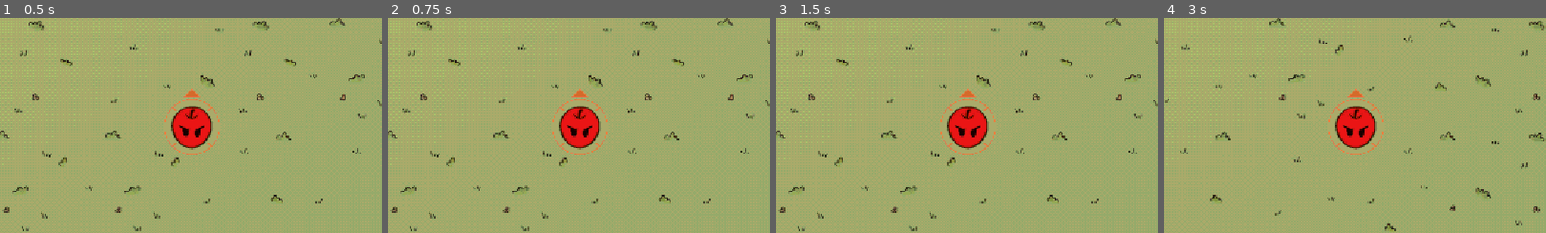
Above: before the commit, frames 1-4 (left to right).
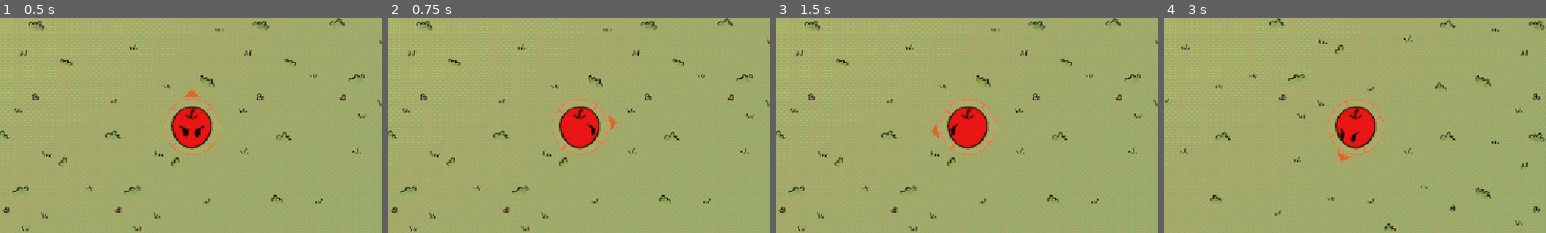
Above: after the commit, the same moments.

Repository: CasualShrub/arrow-head
Game: Godot game, scene res://scenes/room.tscn
Two runs of this game, one before a commit and one after it. Both use one fixed random seed, a clock stepped at 60 frames per second and the inputs below. Sound files missing from this copy of the repository are replaced by a short silence.
Inputs (mouse positions are % of the whole screen's width and height, from its top left):
- Up to frame 1 (0.5 s): no input
- Up to frame 2 (0.75 s): tap Enter at 0.5 s; move the mouse to (72, 45) at 0.52 s; tap Space (fire) at 0.6 s; click (72, 45) at 0.67 s
- Up to frame 3 (1.5 s): move the mouse to (30, 55) at 1.27 s; tap Shift (slow) at 1.35 s; click (30, 55) at 1.42 s
- Up to frame 4 (3 s): move the mouse to (60, 28) at 2.02 s; tap R at 2.1 s; click (60, 28) at 2.17 s; move the mouse to (45, 70) at 2.77 s; tap Enter at 2.85 s; click (45, 70) at 2.92 s
The pictures show only the part of the screen within x 25-75%, y 25-75%; the shares and areas given below are measured in that part.

Frame 1 is identical in both runs. In frame 2, 0.4% of the frame differs, in the area x 44-60%, y 32-61%; in frame 3, 0.5%; in frame 4, 0.5%, in the area x 43-57%, y 32-68%.
Error before the commit: Parse Error: Could not resolve class "ArrowsComponent". (res://scripts/components/sector_arrows_component.gd:1)

Commit message:
Make stable build

Diff:
--- a/scripts/components/arrows_component.gd
+++ b/scripts/components/arrows_component.gd
@@ -6,24 +6,21 @@
 
 @export var container: Node3D
 
-var _arrows := ArrowSet.new()
-
-func is_empty() -> bool:
-	return _arrows.is_empty()
+var _arrows: Dictionary[Arrow, bool] = {}
 
 func is_full() -> bool:
 	return false
 
 func has_arrow(arrow: Arrow) -> bool:
-	return _arrows.has(arrow)
+	return _arrows[arrow]
 
 func get_arrow_count() -> int:
-	return _arrows.size()
+	return _arrows.keys().size()
 
 func add_arrow(arrow: Arrow) -> bool:
 	if has_arrow(arrow) or is_full() or not _can_add_arrow(arrow):
 		return false
-	_arrows.add(arrow)
+	_arrows.set(arrow, true)
 	arrow.reparent(container)
 	_on_arrow_added(arrow)
 	arrow_added.emit(arrow)
@@ -33,14 +30,14 @@
 ## Returns whether or not arrow was destroyed.
 func remove_arrow(arrow: Arrow) -> bool:
 	if not has_arrow(arrow): return false
-	_arrows.remove(arrow)
+	_arrows.erase(arrow)
 	_on_arrow_removed(arrow)
 	arrow_removed.emit(arrow)
 	arrow.queue_free()
 	return true
 
 func clear_arrows() -> void:
-	for arrow in _arrows.to_array():
+	for arrow in _arrows.keys():
 		remove_arrow(arrow)
 
 func _can_add_arrow(_arrow: Arrow) -> bool:
--- a/scripts/player/dash_preview.gd
+++ b/scripts/player/dash_preview.gd
@@ -10,6 +10,9 @@
 @onready var _eyes_sprite: Sprite3D = $PreviewSprite/PreviewEyes
 @onready var _line: MeshInstance3D = $PreviewLine
 
+
+var _targets: Array[HighlightComponent] = []
+
 signal enabled()
 signal disabled()
 signal position_changed(new_pos: Vector3)
@@ -17,8 +20,6 @@
 signal target_removed(target: HighlightComponent)
 
 var _enabled := false
-var _targets := Set.new()
-
 func _ready() -> void:
 	if body_texture:
 		_sprite.texture = body_texture
@@ -73,13 +74,13 @@
 func add_target(target: HighlightComponent) -> bool:
 	if is_targeting(target): return false
 	target.enable(highlight_color)
-	_targets.add(target)
+	_targets.append(target)
 	target_added.emit(target)
 	return true
 
 func remove_target(target: HighlightComponent) -> bool:
 	if not is_targeting(target): return false
-	_targets.remove(target)
+	_targets.erase(target)
 	target.disable()
 	target_removed.emit(target)
 	return true
